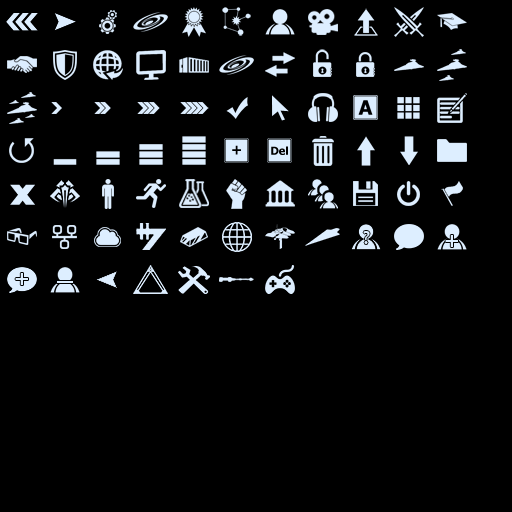
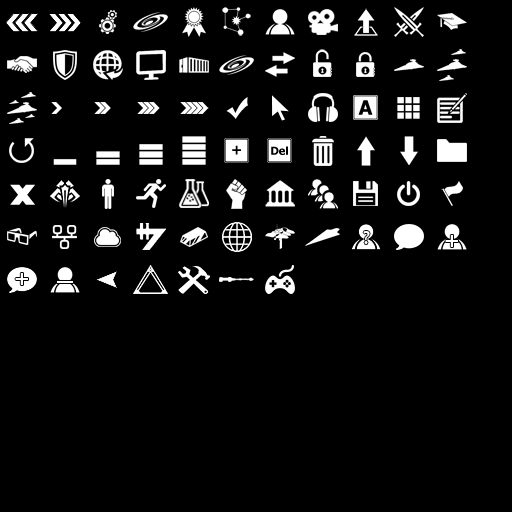
Layered file, before and after one edit (512x512). Changes by layer:
removed layer "Active Sheet" (was multiply) over [6, 7, 467, 294]
added group "Theme" with 58 layers above "Disabled Alpha" over [6, 7, 467, 294]
moved "Medium Fleet" (1st of 3, in "Theme") into group "Theme" over [437, 49, 467, 81]
moved "Large Fleet" (1st of 3, in "Theme") into group "Theme" over [7, 92, 37, 124]
moved "Mods" (1st of 3, in "Theme") into group "Theme" over [437, 93, 467, 123]
moved "Allies" (1st of 3, in "Theme") into group "Theme" over [308, 179, 338, 209]
moved "Planet" (1st of 3, in "Theme") into group "Theme" over [222, 222, 252, 252]
moved "Holocron" (1st of 3, in "Theme") into group "Theme" over [133, 265, 168, 294]
moved "Back" (3rd of 9, in "Theme") into group "Theme", painted on it over [6, 7, 467, 294]
added group "Disabled Alpha" with 58 layers above "Active Alpha" over [6, 7, 467, 294]
added layer "Medium Fleet" (2nd of 3, in "Disabled Alpha") in group "Disabled Alpha" over [437, 49, 467, 81]
added layer "Large Fleet" (2nd of 3, in "Disabled Alpha") in group "Disabled Alpha" over [7, 92, 37, 124]
added layer "Mods" (2nd of 3, in "Disabled Alpha") in group "Disabled Alpha" over [437, 93, 467, 123]
added layer "Holocron" (2nd of 3, in "Disabled Alpha") in group "Disabled Alpha" over [133, 265, 168, 294]
added layer "Back" (6th of 9, in "Disabled Alpha") in group "Disabled Alpha" over [6, 7, 467, 294]
added group "Active Alpha" with 58 layers over [6, 7, 467, 294]
added layer "Medium Fleet" (3rd of 3, in "Active Alpha") in group "Active Alpha" over [437, 49, 467, 81]
added layer "Large Fleet" (3rd of 3, in "Active Alpha") in group "Active Alpha" over [7, 92, 37, 124]
added layer "Holocron" (3rd of 3, in "Active Alpha") in group "Active Alpha" over [133, 265, 168, 294]
added layer "Back" (9th of 9, in "Active Alpha") in group "Active Alpha" over [6, 7, 467, 294]
…and 158 more changes (109 added, 49 stack)
